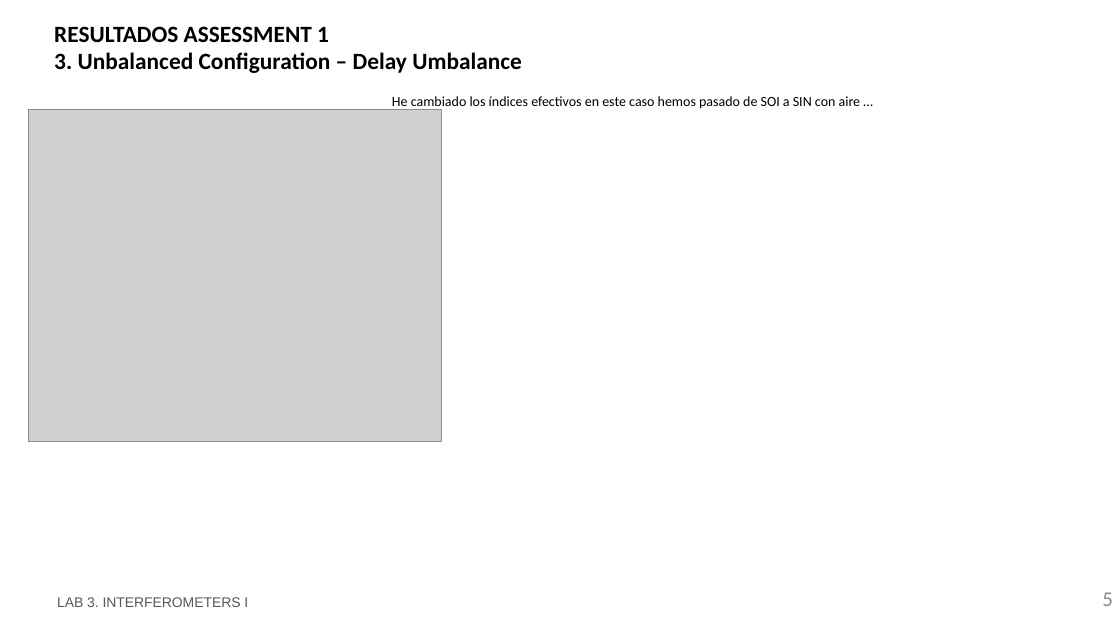
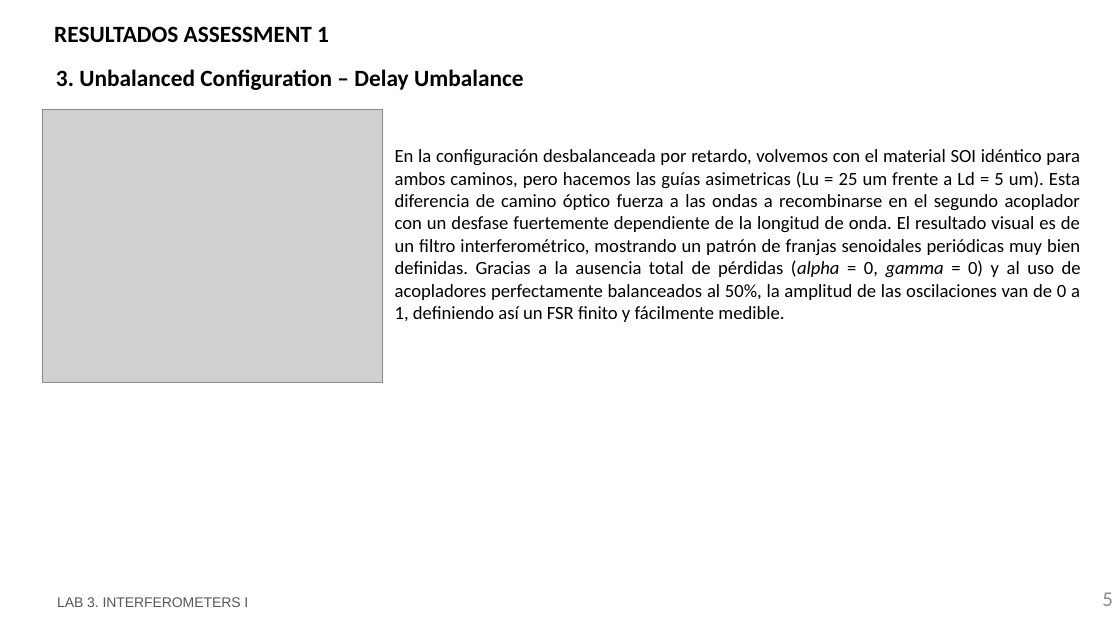
Before and after one commit to MariaJulve/pic-upv-lab3, a slide deck: slide 5 of LabBook_3.pptx. Drawn at 1120x630 pixels with LibreOffice and Linux fonts; fonts in the diff are those of the drawing; grey boxes stand for pictures; background and template pictures are left out. Boxes give left, top, right and bottom in pixels: in the first picture for what was removed or moved away, otherwise in the second. Text is boxed around its words. In the diff, an @@ line names an element or a change of style, - is before the commit and + after.

Commit message:
Assessments 1,2,3 Terminados

```diff
--- a/LabBook_3.pptx
+++ b/LabBook_3.pptx
@@ text "3. Unbalanced Configuration – Delay ...": place and size @@
-text "3. Unbalanced Configuration – Delay ..." at <box>54,52,522,73</box>
+text "3. Unbalanced Configuration – Delay ..." at <box>56,69,524,90</box>
@@ picture: place and size @@
-picture at <box>28,109,442,441</box>
+picture at <box>42,109,382,382</box>
@@ text removed at <box>392,96,861,110</box> @@
-He cambiado los índices efectivos en este caso hemos pasado de SOI a SIN con aire …
@@ text added at <box>395,149,1081,322</box>, 16 pt, text #000000 @@
+En la configuración desbalanceada por retardo, volvemos con el material SOI idéntico para ambos caminos, pero hacemos las guías asimetricas (Lu = 25 um frente a Ld = 5 um). Esta diferencia de camino óptico fuerza a las ondas a recombinarse en el segundo acoplador con un desfase fuertemente dependiente de la longitud de onda. El resultado visual es de un filtro interferométrico, mostrando un patrón de franjas senoidales periódicas muy bien definidas. Gracias a la ausencia total de pérdidas (alpha = 0, gamma = 0) y al uso de acopladores perfectamente balanceados al 50%, la amplitud de las oscilaciones van de 0 a 1, definiendo así un FSR finito y fácilmente medible.
```
Also in this commit, not shown: 3 other slides changed, 1 other file.
